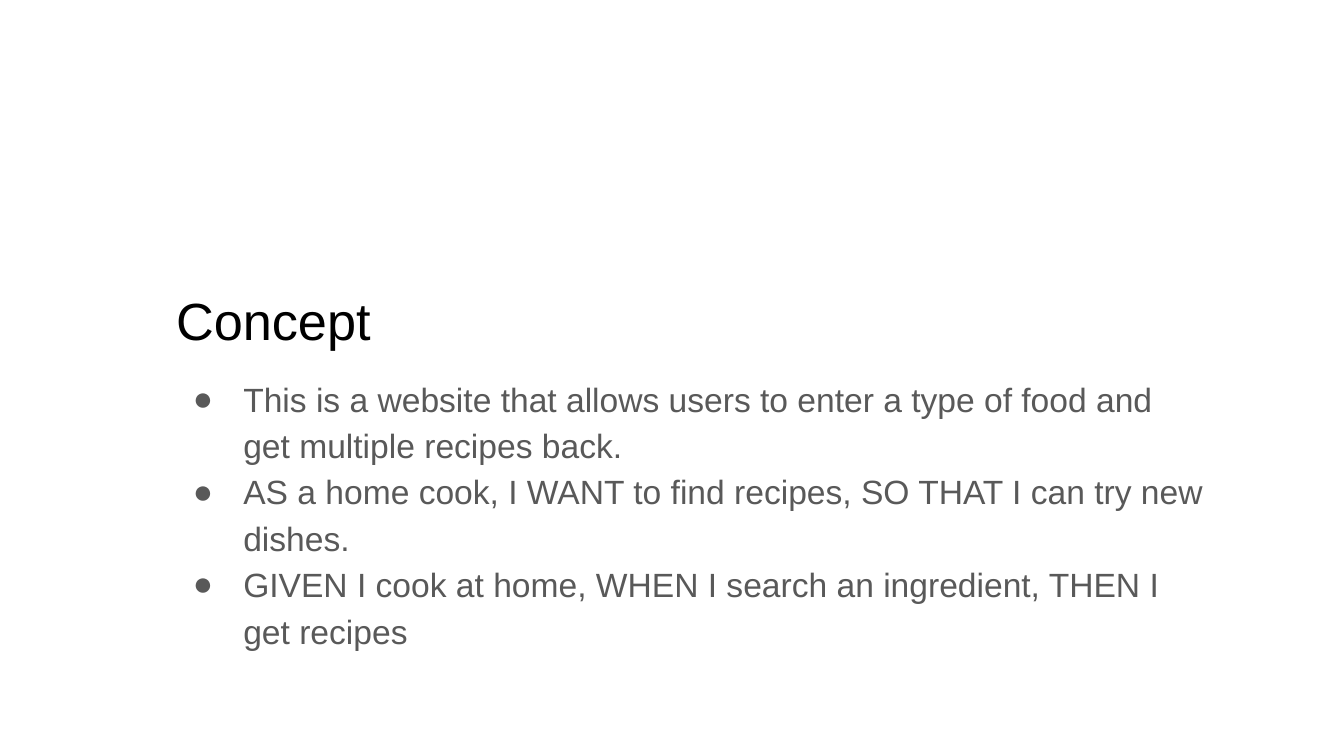
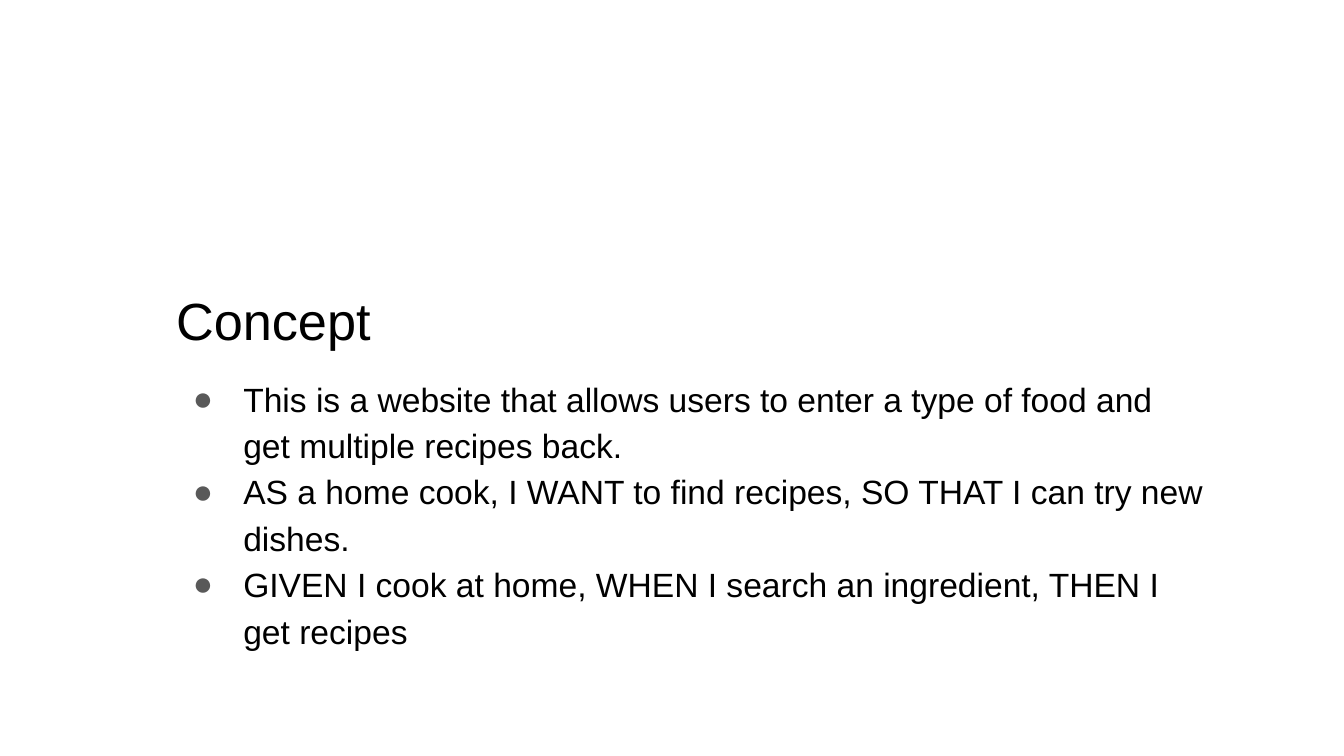
Before and after one commit to cmrotruck/recipe-search, a slide deck: slide 3 of PowerPoint/Recipe Search App.pptx. Drawn at 1344x756 pixels with LibreOffice and Linux fonts; fonts in the diff are those of the drawing; background and template pictures are left out. Boxes give left, top, right and bottom in pixels: in the first picture for what was removed or moved away, otherwise in the second. Text is boxed around its words. In the diff, an @@ line names an element or a change of style, - is before the commit and + after.

```diff
--- a/PowerPoint/Recipe Search App.pptx
+++ b/PowerPoint/Recipe Search App.pptx
@@ text "This is a website that ..." at box(243, 387, 1203, 603): text colour #595959 to #000000 @@
```
Also in this commit, not shown: 2 other slides changed, 3 other files.
